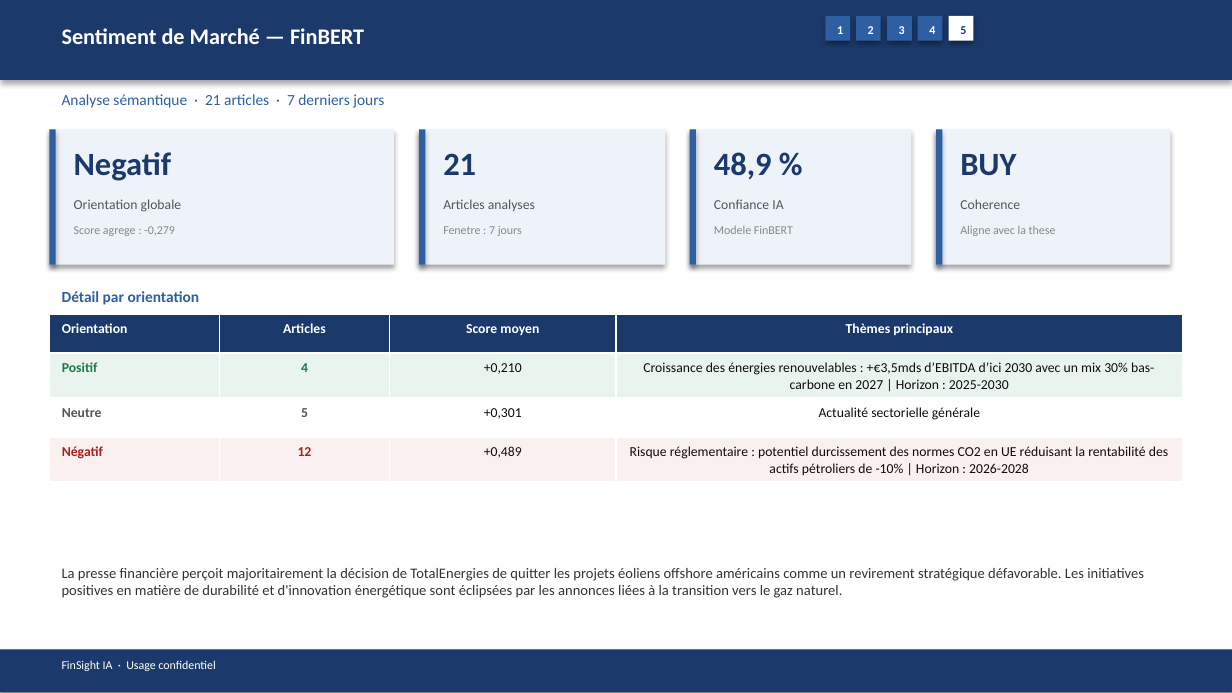
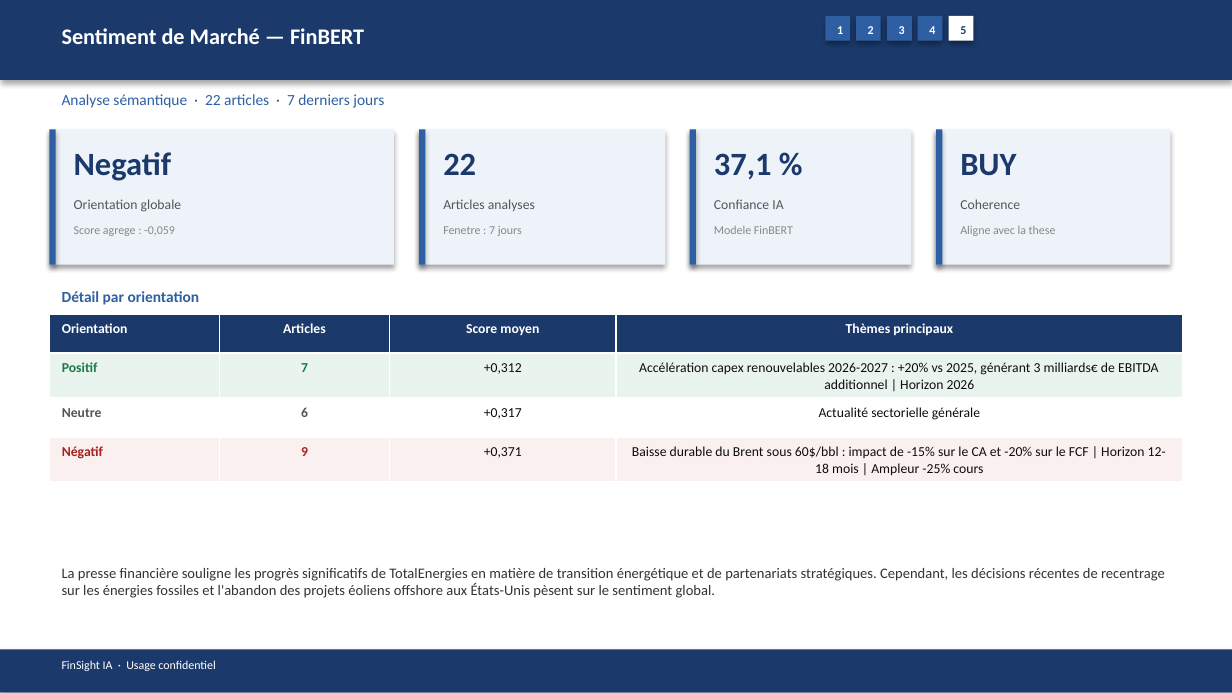
Before and after one commit to baptistejeh07-art/finsight-ia, a slide deck: slide 18 of preview/TTE.PA/TTE.PA_pitchbook.pptx. Drawn at 1232x693 pixels with LibreOffice and Linux fonts; fonts in the diff are those of the drawing. Boxes give left, top, right and bottom in pixels: in the first picture for what was removed or moved away, otherwise in the second. Text is boxed around its words. In the diff, an @@ line names an element or a change of style, - is before the commit and + after.

```diff
--- a/preview/TTE.PA/TTE.PA_pitchbook.pptx
+++ b/preview/TTE.PA/TTE.PA_pitchbook.pptx
@@ text at (x1=62, y1=94, x2=384, y2=108): text changed @@
-Analyse sémantique · 21 articles · 7 derniers jours
+Analyse sémantique · 22 articles · 7 derniers jours
@@ text at (x1=443, y1=153, x2=476, y2=175): text changed @@
-21
+22
@@ text at (x1=714, y1=153, x2=772, y2=179): text changed @@
-48,9 %
+37,1 %
@@ text at (x1=74, y1=226, x2=175, y2=236): text changed @@
-Score agrege : -0,279
+Score agrege : -0,059
@@ table at (x1=49, y1=314, x2=1183, y2=480) @@
-row 2: Positif | 4 | +0,210 | Croissance des énergies renouvelables : +€3,5mds d’EBITDA d’ici 2030 avec un mix 30% bas-carbone en 2027 | Horizon : 2025-2030
+row 2: Positif | 7 | +0,312 | Accélération capex renouvelables 2026-2027 : +20% vs 2025, générant 3 milliards€ de EBITDA additionnel | Horizon 2026
-row 3, column 2: 5
+row 3, column 2: 6
-row 3, column 3: +0,301
+row 3, column 3: +0,317
-row 4: Négatif | 12 | +0,489 | Risque réglementaire : potentiel durcissement des normes CO2 en UE réduisant la rentabilité des actifs pétroliers de -10% | Horizon : 2026-2028
+row 4: Négatif | 9 | +0,371 | Baisse durable du Brent sous 60$/bbl : impact de -15% sur le CA et -20% sur le FCF | Horizon 12-18 mois | Ampleur -25% cours
@@ text at (x1=62, y1=568, x2=1165, y2=598): text changed @@
-La presse financière perçoit majoritairement la décision de TotalEnergies de quitter les projets éoliens offshore américains comme un revirement stratégique défavorable. Les initiatives positives en matière de durabilité et d'innovation énergétique sont éclipsées par les annonces liées à la transition vers le gaz naturel.
+La presse financière souligne les progrès significatifs de TotalEnergies en matière de transition énergétique et de partenariats stratégiques. Cependant, les décisions récentes de recentrage sur les énergies fossiles et l'abandon des projets éoliens offshore aux États-Unis pèsent sur le sentiment global.
```
Also in this commit, not shown: 13 other slides changed, 3 other files.
